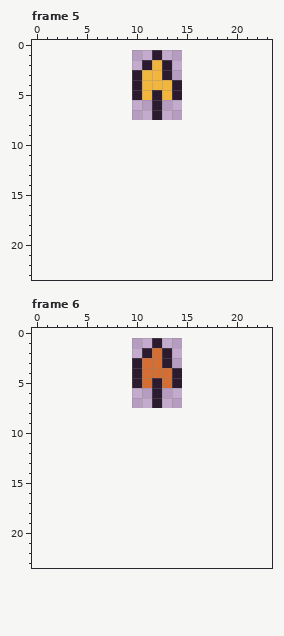
A pixel-art file gets an edit: AsepriteRaw/leaves.aseprite. The first picture shows the starting point.
5x7 pixels, 6 frames. Shown: frame 5, frame 6. The old version is drawn lined up with the new one, on the new canvas. The commit also changed other frames, which this record leaves out.
The same view after the edit:
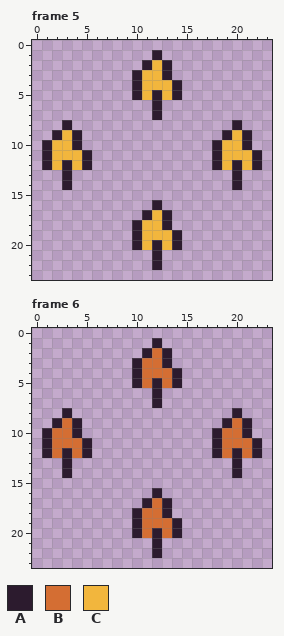
Palette (. is transparent): A #2c1b2e  B #d46e33  C #f2b63d
Edits made:
canvas 5x7 -> 24x24, the old top-left corner now at 10,1
Frame 5:
y 8: x 3 . -> A; x 20 . -> A
y 9: x 2..4 ... -> ACA; x 19..21 ... -> ACA
y 10: x 1..4 .... -> ACCA; x 18..21 .... -> ACCA
y 11: x 1..5 ..... -> ACCCA; x 18..22 ..... -> ACCCA
y 12: x 1..5 ..... -> ACACA; x 18..22 ..... -> ACACA
y 13..14: x 3 . -> A; x 20 . -> A
y 16: x 12 . -> A
y 17: x 11..13 ... -> ACA
y 18: x 10..13 .... -> ACCA
y 19: x 10..14 ..... -> ACCCA
y 20: x 10..14 ..... -> ACACA
y 21..22: x 12 . -> A
Frame 6:
y 8: x 3 . -> A; x 20 . -> A
y 9: x 2..4 ... -> ABA; x 19..21 ... -> ABA
y 10: x 1..4 .... -> ABBA; x 18..21 .... -> ABBA
y 11: x 1..5 ..... -> ABBBA; x 18..22 ..... -> ABBBA
y 12: x 1..5 ..... -> ABABA; x 18..22 ..... -> ABABA
y 13..14: x 3 . -> A; x 20 . -> A
y 16: x 12 . -> A
y 17: x 11..13 ... -> ABA
y 18: x 10..13 .... -> ABBA
y 19: x 10..14 ..... -> ABBBA
y 20: x 10..14 ..... -> ABABA
y 21..22: x 12 . -> A
Pixel boxes of the changes (left, top, right, bottom) in both pictures:
added: (42, 120, 92, 190)
added: (212, 120, 262, 190)
added: (132, 200, 182, 270)
added: (42, 408, 92, 478)
added: (212, 408, 262, 478)
added: (132, 488, 182, 558)
